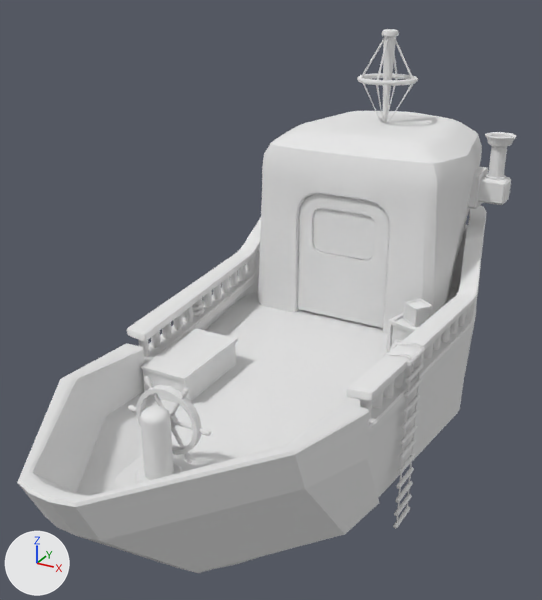
Renders of the FBX model Assets/03. Models/Ship.fbx from each side of a commit.
The view is the same before and after, from a 50 mm lens placed at (0.345, -0.763, 0.582), pointed at (-0.022, -0.096, 0.248). Lighting does not change. The marker at lower left points along +X, +Y and +Z. Where no turn or scale is listed for an object, it has been applied to the vertices. Vertices at the same position are counted once.

In view in the first picture: 'MDL_Base', 'MDL_Door', 'MDL_FishBox', 'MDL_FishBox_Lid', 'MDL_Ladder', 'MDL_Weal'.
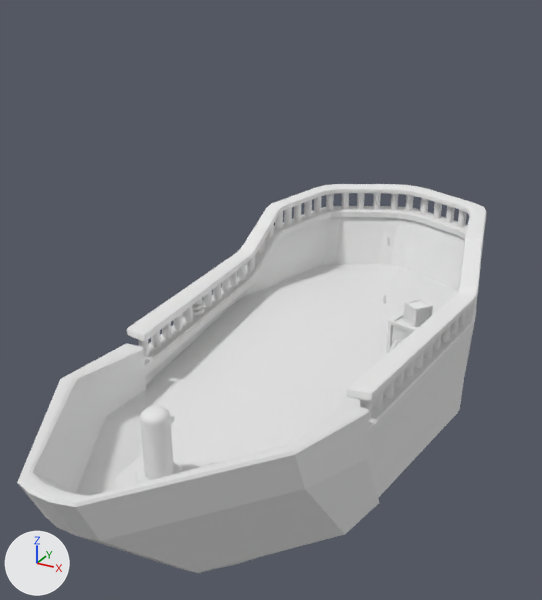
Where the newer file only moved an object's origin or applied its transform, the numbers keep the older frame.

Edits to the bpy script that builds the scene:
```text
Change me_mesh:
    used by ob_mdl_base; location = (-0.002, -0.076, 0.266)
    remove me_mesh.from_pydata(...)  # 3548 vertices, 3123 faces; spans x -0.166..0.166, y -0.39..0.39, z -0.249..0.249
    add me_mesh.from_pydata(...)  # 2519 vertices, 2084 faces; spans x -0.166..0.166, y -0.39..0.39, z -0.249..0.026
    me_mesh part 1: 10 loose pieces with 1029 vertices, spanning x -0.129..0.166, y 0.117..0.385, z -0.106..0.249, are deleted
Remove ob_mdl_ladder:
    ob_mdl_ladder = bpy.data.objects.new('MDL_Ladder', me_mesh_002)
    ob_mdl_ladder.location = (0.138, -0.11, 0.13)
Remove ob_mdl_door:
    ob_mdl_door = bpy.data.objects.new('MDL_Door', me_mesh_005)
    ob_mdl_door.location = (0.061, 0.051, 0.253)
Remove ob_mdl_fishbox:
    ob_mdl_fishbox = bpy.data.objects.new('MDL_FishBox', me_mesh_003)
    ob_mdl_fishbox.location = (-0.11, -0.166, 0.188)
Remove ob_mdl_weal:
    ob_mdl_weal = bpy.data.objects.new('MDL_Weal', me_mesh_001)
    ob_mdl_weal.location = (0.0, -0.319, 0.225)
Remove ob_mdl_fishbox_lid:
    ob_mdl_fishbox_lid = bpy.data.objects.new('MDL_FishBox_Lid', me_mesh_004)
    ob_mdl_fishbox_lid.location = (-0.111, -0.166, 0.197)
```

Changed parts and their boxes [x1, y1, x2, y2] in the pictures (542 x 600 px):
'MDL_Base', reshaped (28% shorter): before [17, 29, 516, 573]; after [17, 184, 487, 573]
'MDL_Door', deleted: before [298, 193, 390, 328]
'MDL_FishBox_Lid', deleted: before [141, 328, 237, 382]
'MDL_Ladder', deleted: before [383, 343, 425, 529]
'MDL_Weal', deleted: before [128, 376, 211, 464]
'MDL_FishBox', deleted: before [143, 344, 236, 403]
part 1 of me_mesh, deleted: before [258, 29, 516, 334]
